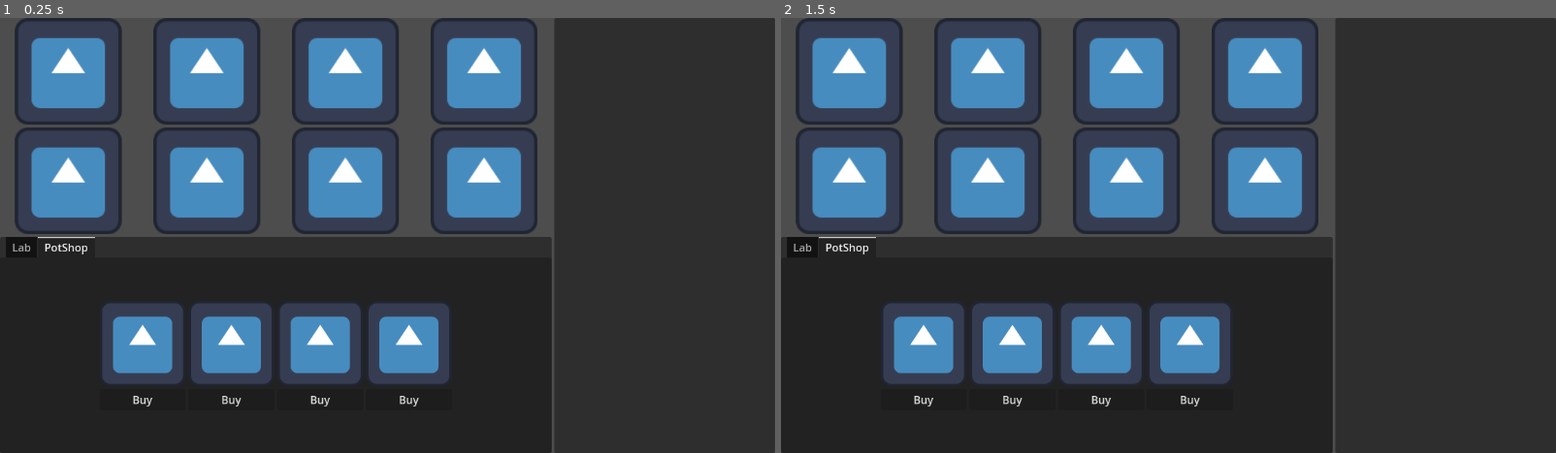
Above: before the commit, frames 1-2 (left to right).
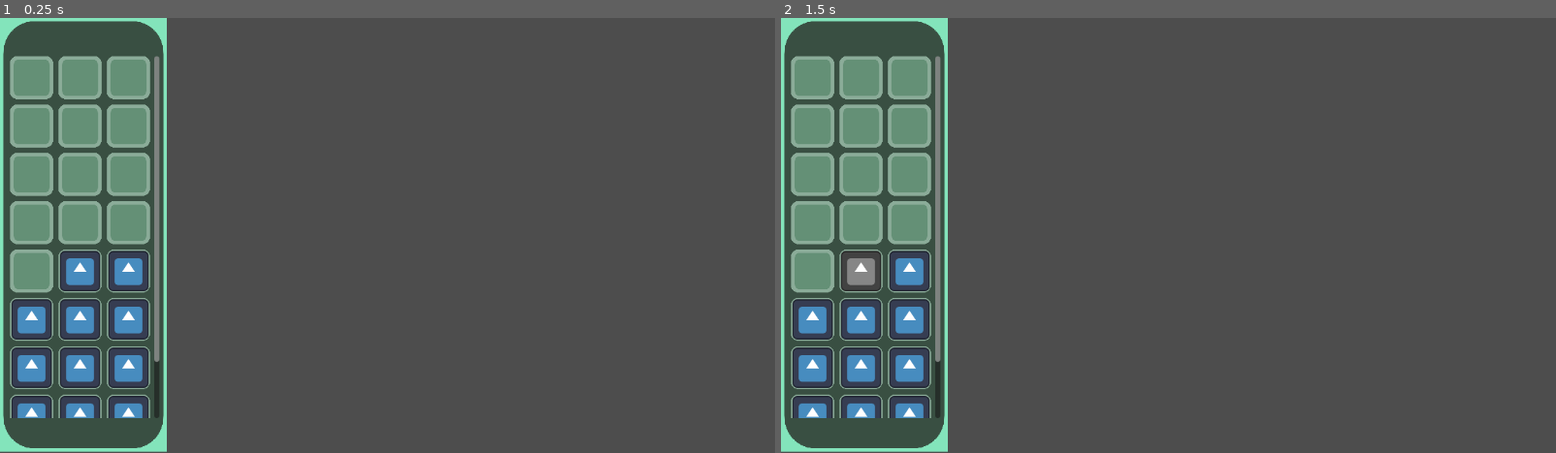
Above: after the commit, the same moments.

Repository: Girlies-stdio/elementalchemy
Game: Godot game, scene res://Inventory/inventory_gui.tscn
Same seed, same stepped clock (60 frames per second), same inputs: the game is played once before the commit and once after it. Before the commit the project starts from res://Scenes/main.tscn. The engine's default icon, where the game draws it, is replaced by a stand-in: a white triangle on a blue panel in a dark square.
Inputs (mouse positions are in pixels of both pictures, inside the frame that each line leads up to):
- Up to frame 1 (0.25 s): no input
- Up to frame 2 (1.5 s): click (858, 270) at 0.52 s; click (912, 270) at 1.27 s

The runs differ from the first frame. In frame 1, 80% of the frame differs, in the area x 0-100%, y 0-100%; in frame 2, 80%.

Commit message:
inventory v2

Diff:
--- a/Inventory/inventory_gui.gd
+++ b/Inventory/inventory_gui.gd
@@ -10,6 +10,8 @@
 	connectSlots()
 	inventory.updated.connect(update)
 	update()
+	#TODO: remove after tests
+	inventory.insert(slots[0].itemStackGui.item)
 
 func update():
 	for i in range(slots.size()):
@@ -22,15 +24,14 @@
 	if not inventory.is_node_ready():
 		await inventory.ready
 	for i in range(GlobalScript.ALL_ITEMS.size()):
-		var slot = Slot.new()
+		var slot = preload("res://Inventory/slot.tscn").instantiate()
 		$NinePatchRect/ScrollContainer/GridContainer.add_child(slot)
-
 		slots.append(slot)
 		var isg = preload("res://Inventory/item_stack_gui.tscn").instantiate()
-		slot.add_child(isg)
-		slot.itemStackGui = isg
+		slot.insert(isg)
 		isg.item = GlobalScript.ALL_ITEMS[i]
-		await isg.ready
+		if !isg.is_node_ready():
+			await isg.ready
 		isg.itemSprite.set_texture(isg.item.texture)
 		isg.update()
 
@@ -40,28 +41,27 @@
 		callable = callable.bind(slot)
 		slot.pressed.connect(callable)
 
-func onSlotClicked(slot):
+func onSlotClicked(slot: Slot):
 	if locked: return
 	if !GlobalScript.itemInHand:
 		takeItemFromSlot(slot)
 		return
 
-func takeItemFromSlot(slot):
-	GlobalScript.itemInHand = slot.takeItem()
-	Global.add_child(GlobalScript.itemInHand)
+func takeItemFromSlot(slot: Slot):
+	print("taking item from slot")
+	GlobalScript.itemInHand = await slot.takeItem()
 	updateItemInHand()
 
 func updateItemInHand():
 	if !GlobalScript.itemInHand : return
 	GlobalScript.itemInHand.global_position = get_global_mouse_position() - GlobalScript.itemInHand.size/2
 	#TODO
+	print(GlobalScript.itemInHand.scale)
 	#itemInHand.update()
 
 func putItemBack():
 	locked = true
-	var index = slots.filter(func(slot): return slot.itemStackGui.item == GlobalScript.itemInHand.item)[0]
-
-	var targetSlot = slots[index]
+	var targetSlot = slots.filter(func(slot): return slot.itemStackGui.item == GlobalScript.itemInHand.item)[0]
 
 	var tween = create_tween()
 	var targetPosition = targetSlot.global_position + targetSlot.size/2
--- a/Inventory/item_stack_gui.gd
+++ b/Inventory/item_stack_gui.gd
@@ -8,7 +8,7 @@
 var inventory: Inventory
 var amount: int
 
-const TARGET_SIZE = Vector2(16,16)
+const TARGET_SIZE = Vector2(60,60)
 
 func _ready():
 	inventory = Global.get_node("Inventory")
@@ -22,9 +22,50 @@
 		itemSprite.scale = TARGET_SIZE / current_size
 
 
-
 #TODO: Potentiellement griser ici le sprite si on en a 0, et lock si on n'a pas débloqué
 func update():
 	var slot = inventory.slots[item]
 	amount = slot.amount
 	amountLabel.text = str(amount)
+	if slot.unlocked:
+		if amount == 0:
+			change_sprite_color(itemSprite, "gray")
+		else:
+			change_sprite_color(itemSprite, "classic")
+	else:
+		change_sprite_color(itemSprite, "black")
+
+func change_sprite_color(sprite: Sprite2D, mode: String) -> void:
+	if sprite.material == null or not sprite.material is ShaderMaterial:
+		var shader = Shader.new()
+		var shader_material = ShaderMaterial.new()
+		var shader_code
+		match mode:
+			"gray":
+				shader_code = """
+					shader_type canvas_item;
+
+					void fragment() {
+						vec4 c = texture(TEXTURE, UV);
+						float gray = (c.r + c.g + c.b) / 3.0;
+						COLOR = vec4(gray, gray, gray, c.a);
+					}
+				"""
+			"black":
+				shader_code = """
+					shader_type canvas_item;
+
+					void fragment() {
+						vec4 c = texture(TEXTURE, UV);
+						// Conserver l'alpha, forcer la couleur à noir
+						COLOR = vec4(0.0, 0.0, 0.0, c.a);
+					}
+				"""
+			_:
+				sprite.material = null
+				return
+		shader.code = shader_code
+		shader_material.shader = shader
+		sprite.material = shader_material
+	else:
+		sprite.material = null
--- a/Inventory/slot.gd
+++ b/Inventory/slot.gd
@@ -15,12 +15,19 @@
 	#func not done yet
 
 func takeItem() -> ItemStackGUI:
+	print("slot.take item")
 	var inventorySlot = inventory.slots[itemStackGui.item]
 	if inventorySlot.amount >= 1:
 		inventorySlot.amount -=1
-		var new_isg = ItemStackGUI.new()
+		var new_isg = preload("res://Inventory/item_stack_gui.tscn").instantiate()
+		#TODO: Voir qui doit être le parent de ce reuf
+		#Global.add_child(new_isg)
+		get_tree().current_scene.add_child(new_isg)
+		print(get_tree().current_scene.name)
 		new_isg.amount = 1
-		new_isg.amountLabel = "1"
+		if !new_isg.is_node_ready():
+			await new_isg.ready
+		new_isg.amountLabel.text = "1"
 		new_isg.item = itemStackGui.item
 		new_isg.itemSprite = itemStackGui.itemSprite
 		itemStackGui.update()
--- a/Inventory/slot.tscn
+++ b/Inventory/slot.tscn
@@ -49,7 +49,5 @@
 vframes = 2
 
 [node name="CenterContainer" type="CenterContainer" parent="."]
-offset_left = -95.0
-offset_top = -3.0
-offset_right = -77.0
-offset_bottom = 16.0
+offset_right = 64.0
+offset_bottom = 64.0
--- a/Scripts/global_script.gd
+++ b/Scripts/global_script.gd
@@ -5,4 +5,5 @@
 
 func _ready():
 	var test = preload("res://Inventory/test.tres")
-	ALL_ITEMS.append(test)
+	for i in range(12):
+		ALL_ITEMS.append(test)
--- a/project.godot
+++ b/project.godot
@@ -11,7 +11,7 @@
 [application]
 
 config/name="OGJ25"
-run/main_scene="uid://ctr78uqgnngos"
+run/main_scene="uid://bqyw0eywwhni8"
 config/features=PackedStringArray("4.4", "GL Compatibility")
 config/icon="res://Assets/icon.svg"
 
@@ -20,6 +20,14 @@
 Global="*res://Scenes/global.tscn"
 GlobalScript="*res://Scripts/global_script.gd"
 
+[input]
+
+Right_click={
+"deadzone": 0.2,
+"events": [Object(InputEventMouseButton,"resource_local_to_scene":false,"resource_name":"","device":-1,"window_id":0,"alt_pressed":false,"shift_pressed":false,"ctrl_pressed":false,"meta_pressed":false,"button_mask":0,"position":Vector2(0, 0),"global_position":Vector2(0, 0),"factor":1.0,"button_index":2,"canceled":false,"pressed":false,"double_click":false,"script":null)
+]
+}
+
 [rendering]
 
 renderer/rendering_method="gl_compatibility"
